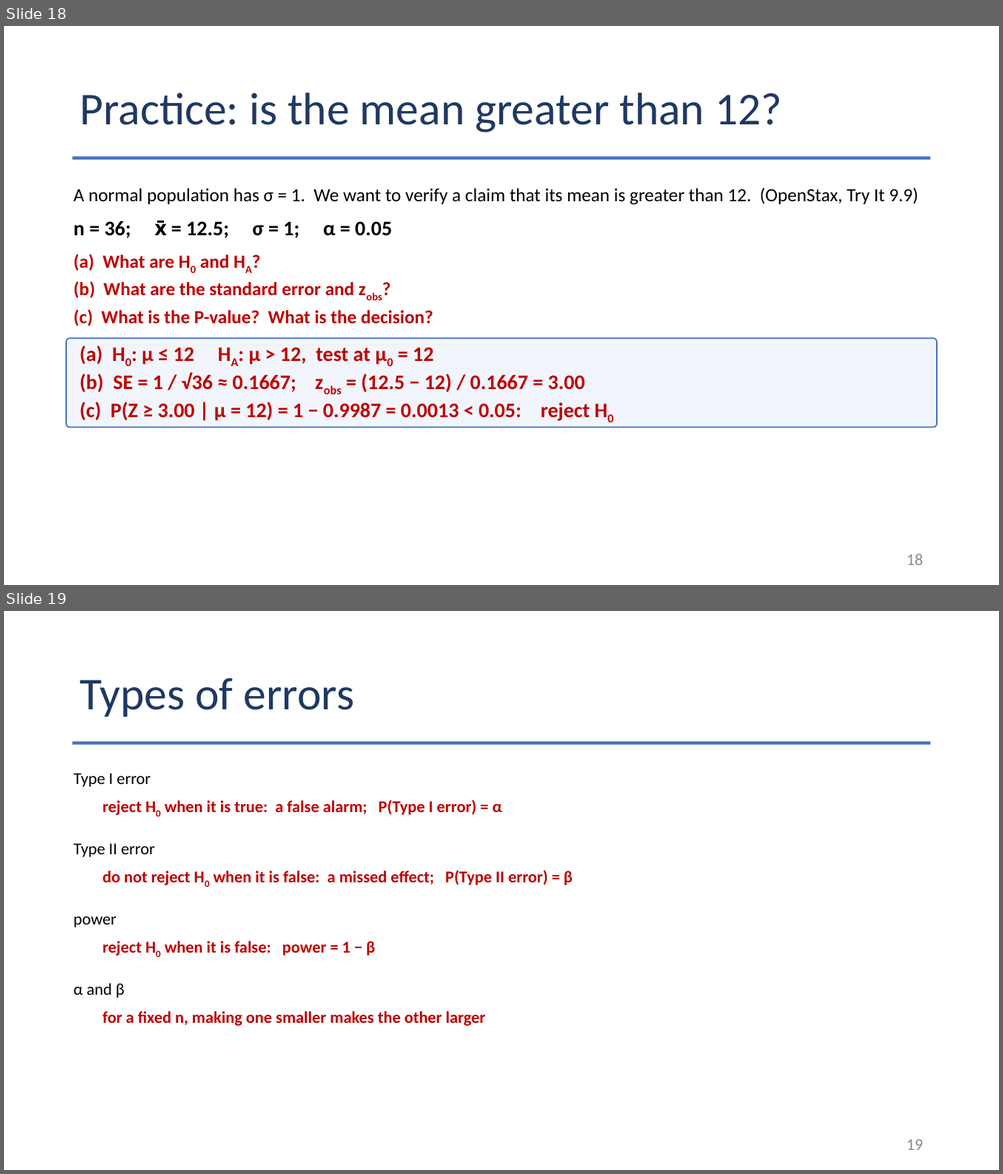
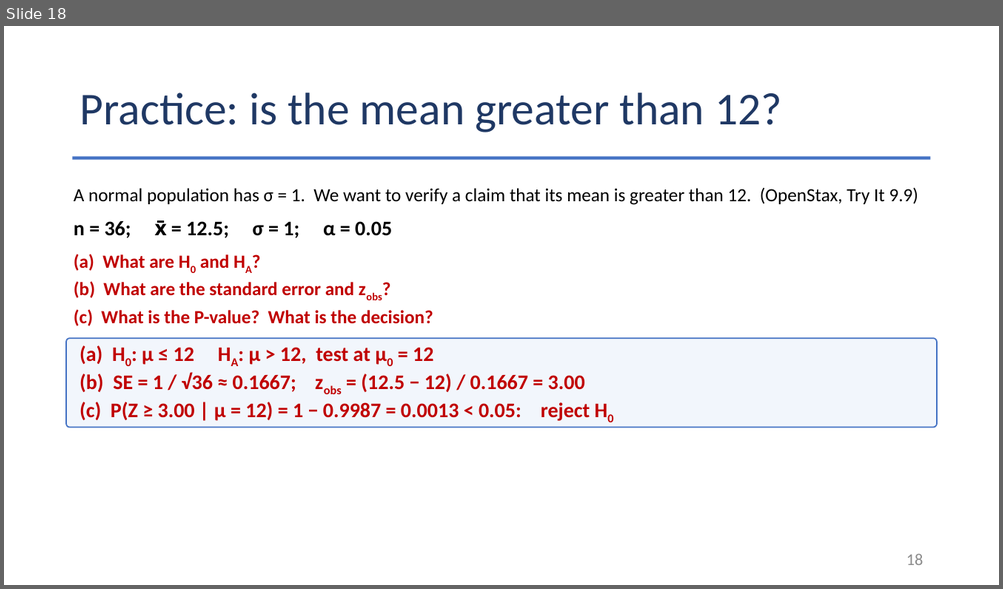
Before and after one commit to Jarred6068/Kvamme_UI_STAT251, a slide deck: docs/lecture_slides/Week 11/2026/Week11_Lecture25_Slides_11_02_2026.pptx. Shown one above the other, each under a label of ours: slides 18 and 19 before the commit, slide 18 after it. The pictures are 1003x1174 and 1003x589 pixels, drawn with LibreOffice and Linux fonts; fonts in the diff are those of the drawing. Boxes give left, top, right and bottom in pixels: in the first picture for what was removed or moved away, otherwise in the second. Text is boxed around its words. In the diff, an @@ line names an element or a change of style, - is before the commit and + after.

```diff
--- a/docs/lecture_slides/Week 11/2026/Week11_Lecture25_Slides_11_02_2026.pptx
+++ b/docs/lecture_slides/Week 11/2026/Week11_Lecture25_Slides_11_02_2026.pptx
@@ slide 19 removed at (4, 611, 999, 1170), background #FFFFFF @@
@@ title removed at (79, 678, 354, 717) @@
-Types of errors
@@ rectangle removed at (73, 741, 930, 744) @@
@@ text removed at (74, 773, 151, 787) @@
-Type I error
@@ text removed at (102, 800, 502, 815) @@
-reject H0 when it is true: a false alarm; P(Type I error) = α
@@ text removed at (74, 843, 155, 857) @@
-Type II error
@@ text removed at (102, 870, 572, 886) @@
-do not reject H0 when it is false: a missed effect; P(Type II error) = β
@@ text removed at (74, 917, 116, 928) @@
-power
@@ text removed at (102, 941, 375, 956) @@
-reject H0 when it is false: power = 1 − β
@@ text removed at (74, 983, 125, 998) @@
-α and β
@@ text removed at (102, 1011, 486, 1026) @@
-for a fixed n, making one smaller makes the other larger
@@ page number removed at (906, 1139, 923, 1150) @@
-19
```
Also in this commit, not shown: 1 slide changed, 11 other slides removed, 47 other files.
